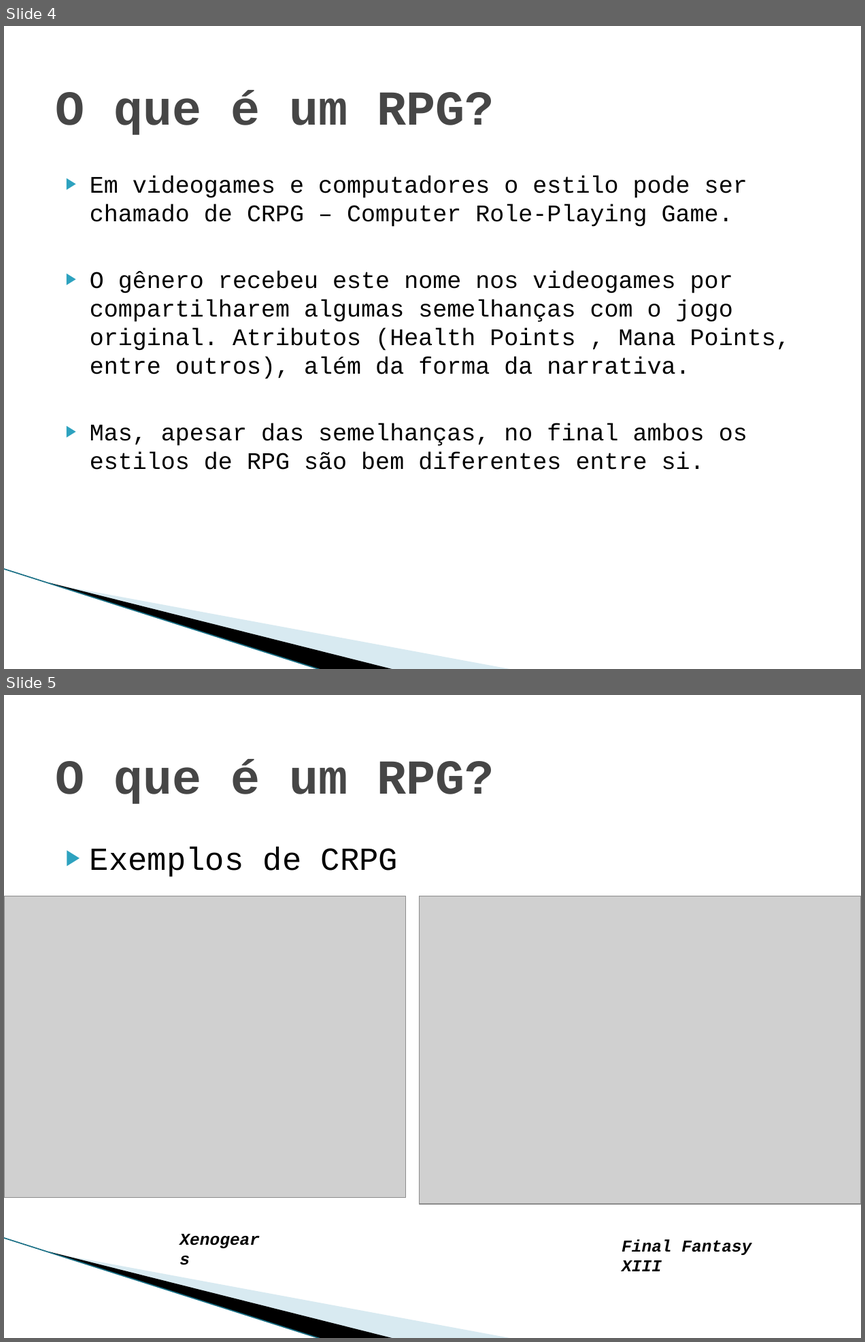
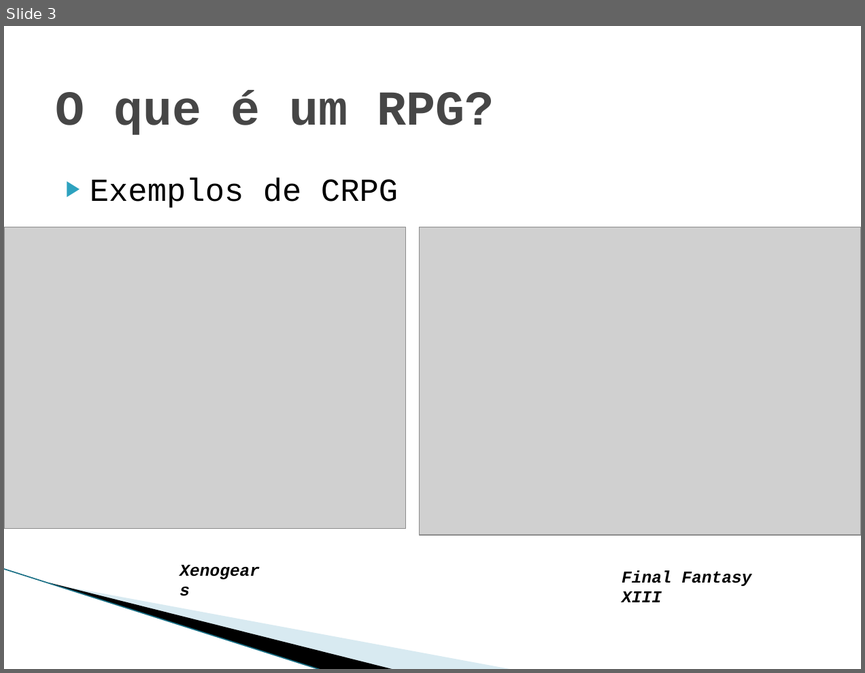
Before and after one commit to Sairaf/RPG, a slide deck: Trabalho final Prog2.pptx. Shown one above the other, each under a label of ours: slides 4 and 5 before the commit, slide 3 after it. The pictures are 865x1342 and 865x673 pixels, drawn with LibreOffice and Linux fonts; fonts in the diff are those of the drawing; grey boxes stand for pictures; background and template pictures are left out. Boxes give left, top, right and bottom in pixels: in the first picture for what was removed or moved away, otherwise in the second. Text is boxed around its words. In the diff, an @@ line names an element or a change of style, - is before the commit and + after.

```diff
--- a/Trabalho final Prog2.pptx
+++ b/Trabalho final Prog2.pptx
@@ slide 4 removed at (4, 26, 861, 669), background picture (left out); not listed: 3 template elements that a slide beside it also shows @@
@@ title removed at (55, 90, 494, 135) @@
-O que é um RPG?
@@ text removed at (90, 176, 790, 469) @@
-▶ Em videogames e computadores o estilo pode ser chamado de CRPG – Computer Role-Playing Game.
-▶ O gênero recebeu este nome nos videogames por compartilharem algumas semelhanças com o jogo original. Atributos (Health Points , Mana Points, entre outros), além da forma da narrativa.
-▶ Mas, apesar das semelhanças, no final ambos os estilos de RPG são bem diferentes entre si.
@@ what was slide 5 is now slide 3 @@
```
Also in this commit, not shown: 6 slides changed, 14 slides added, 1 other slide removed.
